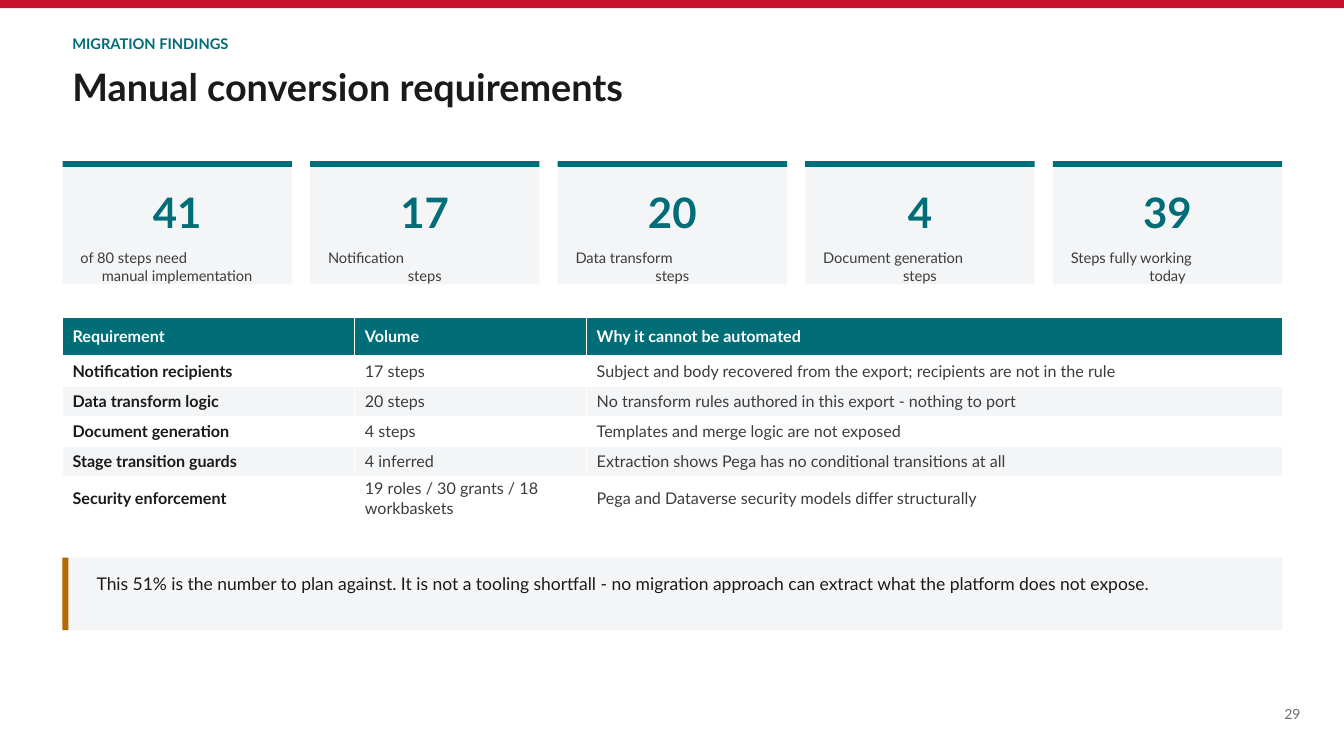
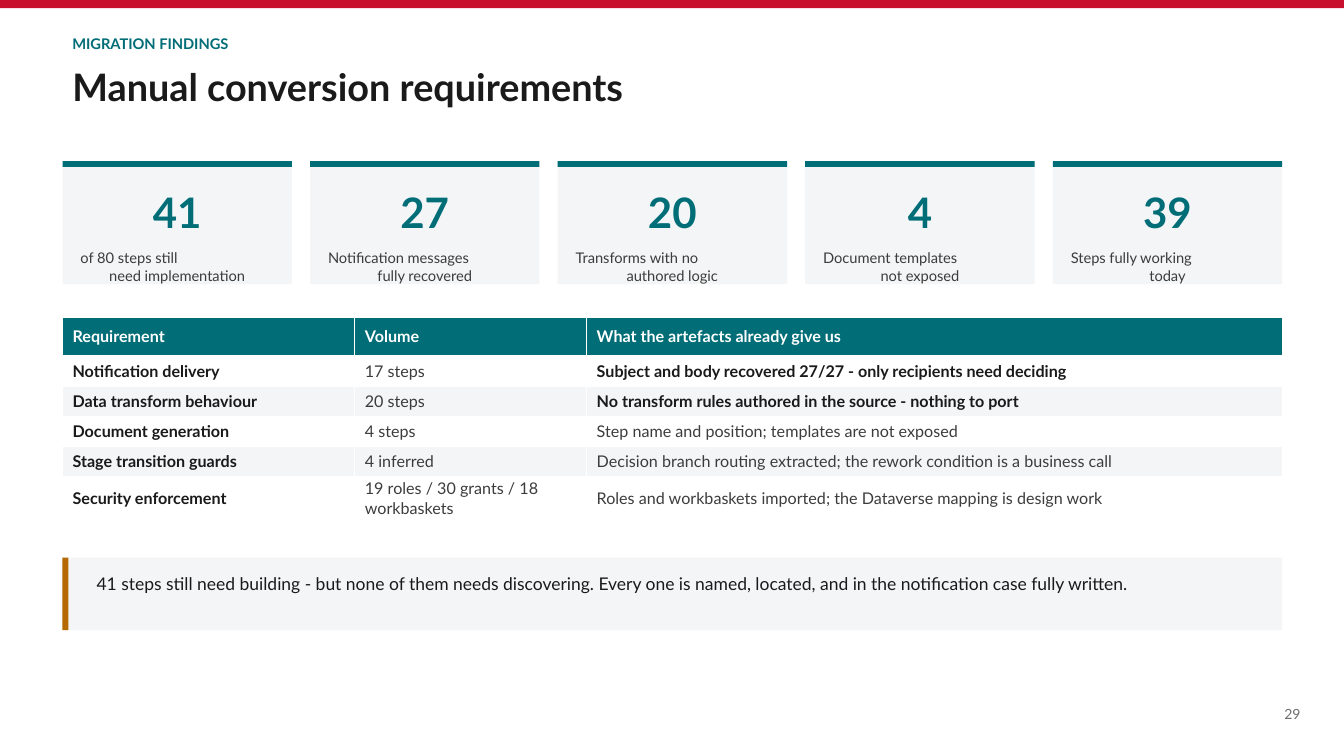
Before and after one commit to parclarke/LDD, a slide deck: slide 29 of lending-due-diligence-app/docs/Pega-to-PowerPlatform-Migration-PoC.pptx. Drawn at 1344x756 pixels with LibreOffice and Linux fonts; fonts in the diff are those of the drawing. Boxes give left, top, right and bottom in pixels: in the first picture for what was removed or moved away, otherwise in the second. Text is boxed around its words. In the diff, an @@ line names an element or a change of style, - is before the commit and + after.

```diff
--- a/lending-due-diligence-app/docs/Pega-to-PowerPlatform-Migration-PoC.pptx
+++ b/lending-due-diligence-app/docs/Pega-to-PowerPlatform-Migration-PoC.pptx
@@ text at (400,197,449,228): text changed @@
-17
+27
@@ text at (80,252,245,284): text changed @@
-of 80 steps need
-manual implementation
+of 80 steps still
+need implementation
@@ text at (328,252,472,284): text changed @@
-Notification
-steps
+Notification messages
+fully recovered
@@ text at (576,252,718,284): text changed @@
-Data transform
-steps
+Transforms with no
+authored logic
@@ text at (823,252,960,284): text changed @@
-Document generation
-steps
+Document templates
+not exposed
@@ table at (63,318,1282,518) @@
-row 1, column 3: Why it cannot be automated
+row 1, column 3: What the artefacts already give us
-row 2, column 1: Notification recipients
+row 2, column 1: Notification delivery
-row 2, column 3: Subject and body recovered from the export; recipients are not in the rule
+row 2, column 3: Subject and body recovered 27/27 - only recipients need deciding
-row 3, column 1: Data transform logic
+row 3, column 1: Data transform behaviour
-row 3, column 3: No transform rules authored in this export - nothing to port
+row 3, column 3: No transform rules authored in the source - nothing to port
-row 4, column 3: Templates and merge logic are not exposed
+row 4, column 3: Step name and position; templates are not exposed
-row 5, column 3: Extraction shows Pega has no conditional transitions at all
+row 5, column 3: Decision branch routing extracted; the rework condition is a business call
-row 6, column 3: Pega and Dataverse security models differ structurally
+row 6, column 3: Roles and workbaskets imported; the Dataverse mapping is design work
@@ text at (97,577,1127,593): text changed @@
-This 51% is the number to plan against. It is not a tooling shortfall - no migration approach can extract what the platform does not expose.
+41 steps still need building - but none of them needs discovering. Every one is named, located, and in the notification case fully written.
```
Also in this commit, not shown: 5 other slides changed, 1 other file.
